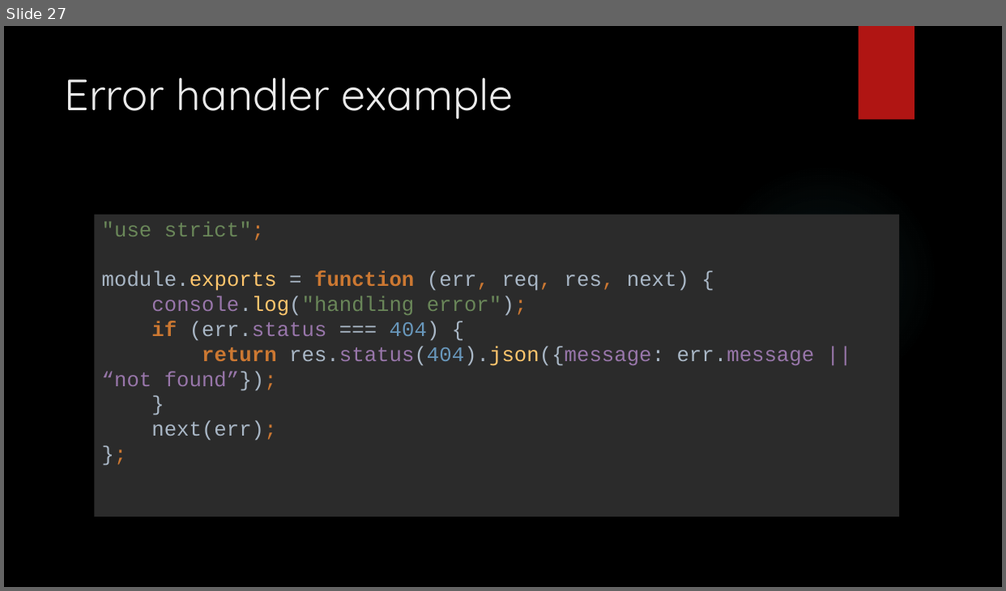
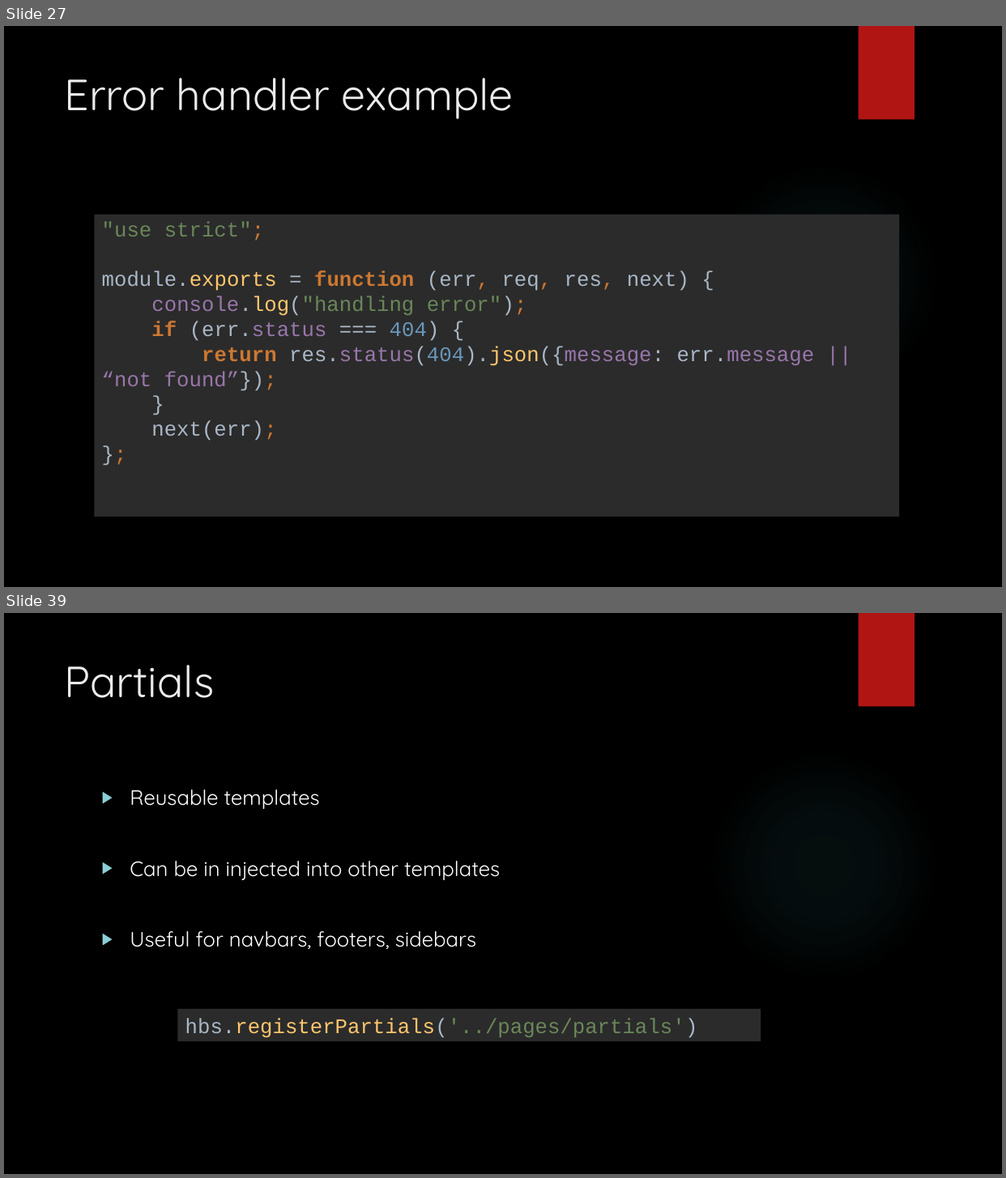
Before and after one commit to entelect/MEANForum, a slide deck: Part4 - Express/EXPRESS JS.pptx. Shown one above the other, each under a label of ours: slide 27 before the commit, slides 27 and 39 after it; the slides between them are not shown. The pictures are 1006x591 and 1006x1178 pixels, drawn with LibreOffice and Linux fonts; fonts in the diff are those of the drawing; background and template pictures are left out. Boxes give left, top, right and bottom in pixels: in the first picture for what was removed or moved away, otherwise in the second. Text is boxed around its words. In the diff, an @@ line names an element or a change of style, - is before the commit and + after.

```diff
--- a/Part4 - Express/EXPRESS JS.pptx
+++ b/Part4 - Express/EXPRESS JS.pptx
@@ slide 39 added at (4,613,1002,1174), background picture (left out); not listed: 2 template elements that a slide beside it also shows @@
@@ title added at (65,665,215,698), 42 pt, text #EBEBEB @@
+Partials
@@ text added at (130,790,500,949), 20 pt, text #FFFFFF @@
+▶ Reusable templates
+▶ Can be in injected into other templates
+▶ Useful for navbars, footers, sidebars
@@ rectangle added at (177,1009,761,1042), fill #2B2B2B, 20 pt, text #6A8759 @@
+hbs.registerPartials('../pages/partials')
```
Also in this commit, not shown: 11 other slides added, 13 other files.
